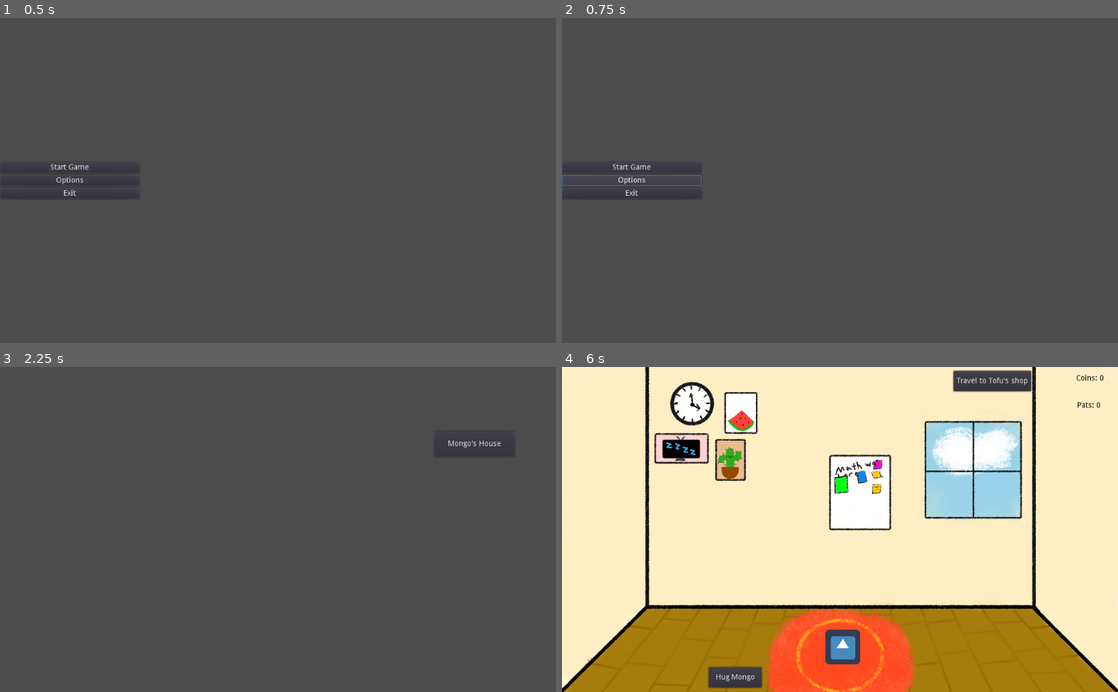
Above: before the commit, frames 1-4 (two rows, left to right).
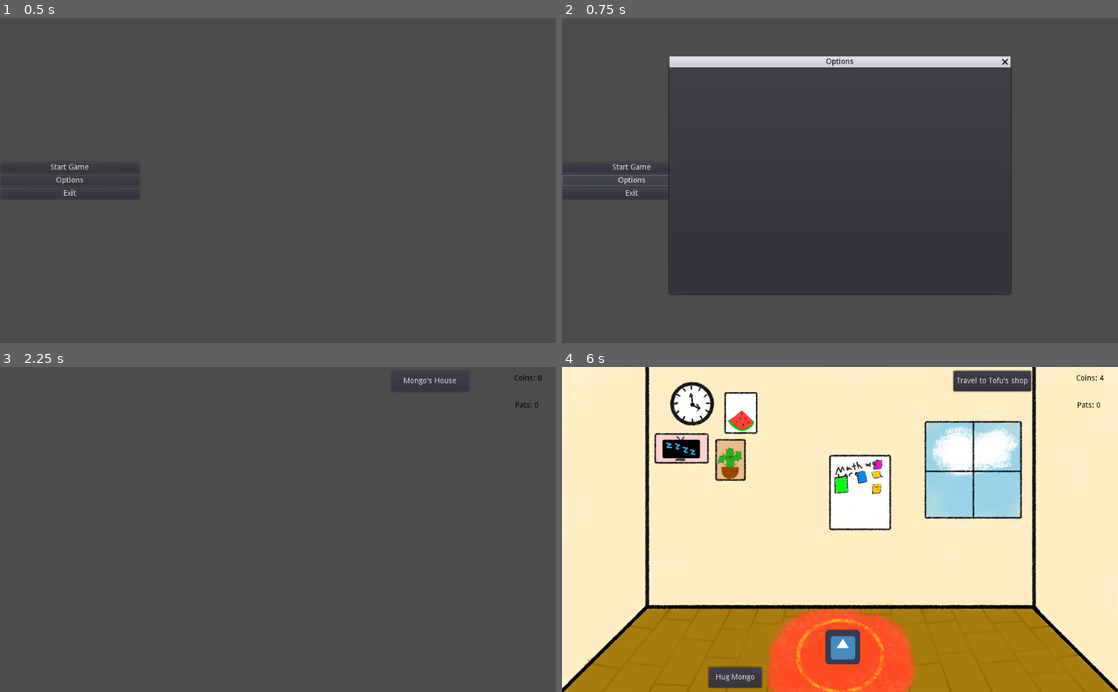
Above: after the commit, the same moments.

Repository: RedCoffeeMug/Mongos-Game
Game: Godot game, scene res://Scenes/Menu.tscn
Same seed, same stepped clock (60 frames per second), same inputs: the game is played once before the commit and once after it. The engine's default icon, where the game draws it, is replaced by a stand-in: a white triangle on a blue panel in a dark square.
Inputs:
- Up to frame 1 (0.5 s): no input
- Up to frame 2 (0.75 s): click "Options" at 0.5 s
- Up to frame 3 (2.25 s): click "Start Game" at 1.25 s; click "Travel to Tofu's shop" at 2 s
- Up to frame 4 (6 s): click "Mongo's House" at 2.75 s; click "Hug Mongo" at 3.5 s; click "Hug Mongo" at 4.25 s; click "Travel to Tofu's shop" at 5 s; click "Mongo's House" at 5.75 s

Frame 1 is identical in both runs. In frame 2, 14% of the frame differs, in the area x 19-81%, y 11-86%; in frame 3, 0.2%; in frame 4, less than 0.1%.

Commit message:
Added blank options menu, fixed coins/pat text reset bug

Diff:
--- a/Scenes/Menu.tscn
+++ b/Scenes/Menu.tscn
@@ -33,6 +33,17 @@
 margin_bottom = 146.0
 text = "Exit"
 
+[node name="OptionsMenu" type="WindowDialog" parent="."]
+anchor_left = 0.5
+anchor_top = 0.5
+anchor_right = 0.5
+anchor_bottom = 0.5
+margin_left = -314.0
+margin_top = -209.0
+margin_right = 314.0
+margin_bottom = 209.0
+window_title = "Options"
+
 [connection signal="pressed" from="VBoxContainer/StartButton" to="." method="_on_StartButton_pressed"]
 [connection signal="pressed" from="VBoxContainer/OptionsButton" to="." method="_on_OptionsButton_pressed"]
 [connection signal="pressed" from="VBoxContainer/ExitButton" to="." method="_on_ExitButton_pressed"]
--- a/Scenes/Pause_Menu.tscn
+++ b/Scenes/Pause_Menu.tscn
@@ -34,6 +34,17 @@
 margin_bottom = 421.0
 text = "Main Menu"
 
+[node name="OptionsMenu" type="WindowDialog" parent="."]
+anchor_left = 0.5
+anchor_top = 0.5
+anchor_right = 0.5
+anchor_bottom = 0.5
+margin_left = -314.0
+margin_top = -209.0
+margin_right = 314.0
+margin_bottom = 209.0
+window_title = "Options"
+
 [connection signal="pressed" from="ContinueButton" to="." method="_on_ContinueButton_pressed"]
 [connection signal="pressed" from="OptionsButton" to="." method="_on_OptionsButton_pressed"]
 [connection signal="pressed" from="QuitButton" to="." method="_on_QuitButton_pressed"]
--- a/Scenes/Shop.tscn
+++ b/Scenes/Shop.tscn
@@ -1,15 +1,43 @@
-[gd_scene load_steps=2 format=2]
+[gd_scene load_steps=3 format=2]
 
 [ext_resource path="res://scripts/Shop.gd" type="Script" id=1]
+[ext_resource path="res://Scenes/Pause_Menu.tscn" type="PackedScene" id=2]
 
 [node name="Shop" type="Node2D"]
 script = ExtResource( 1 )
 
 [node name="House_Button" type="Button" parent="."]
-margin_left = 800.0
-margin_top = 119.0
-margin_right = 948.0
-margin_bottom = 166.0
+anchor_left = 0.5
+anchor_top = 0.5
+anchor_right = 0.5
+anchor_bottom = 0.5
+margin_left = 721.0
+margin_top = 7.0
+margin_right = 864.0
+margin_bottom = 45.0
 text = "Mongo's House"
 
+[node name="Coins" type="Label" parent="."]
+margin_left = 937.0
+margin_top = 3.0
+margin_right = 1008.0
+margin_bottom = 39.0
+custom_colors/font_color = Color( 0, 0, 0, 1 )
+text = "Coins: 0"
+align = 1
+valign = 1
+
+[node name="Pats" type="Label" parent="."]
+margin_left = 935.0
+margin_top = 53.0
+margin_right = 1006.0
+margin_bottom = 89.0
+custom_colors/font_color = Color( 0, 0, 0, 1 )
+text = "Pats: 0"
+align = 1
+valign = 1
+
+[node name="PauseMenu" parent="." instance=ExtResource( 2 )]
+visible = false
+
 [connection signal="pressed" from="House_Button" to="." method="_on_House_Button_pressed"]
--- a/scripts/House.gd
+++ b/scripts/House.gd
@@ -3,6 +3,10 @@
 onready var coins = $Coins
 onready var pats = $Pats
 
+
+func _ready():
+	coins.text = "Coins: " + str(global.coins)
+	pats.text = "Pats: " + str(global.pats)
 
 
 func _on_Mongo_pats_changed():
--- a/scripts/Menu.gd
+++ b/scripts/Menu.gd
@@ -1,6 +1,6 @@
 extends Control
 
-
+onready var popup = get_node("OptionsMenu")
 
 
 func _on_StartButton_pressed():
@@ -8,9 +8,8 @@
 
 
 func _on_OptionsButton_pressed():
-	pass # Replace with function body.
+	popup.visible = true
 
 
 func _on_ExitButton_pressed():
 	get_tree().quit()
-	pass # Replace with function body.
--- a/scripts/Pause_Menu.gd
+++ b/scripts/Pause_Menu.gd
@@ -1,6 +1,6 @@
 extends Control
 
-
+onready var popup = get_node("OptionsMenu")
 
 
 func _ready():
@@ -20,7 +20,7 @@
 
 
 func _on_OptionsButton_pressed():
-	pass # Replace with function body.
+	popup.visible = true
 
 
 
--- a/scripts/Shop.gd
+++ b/scripts/Shop.gd
@@ -1,7 +1,12 @@
 extends Node2D
 
+onready var coins = $Coins
+onready var pats = $Pats
 
 
+func _ready():
+	coins.text = "Coins: " + str(global.coins)
+	pats.text = "Pats: " + str(global.pats)
 
 func _on_House_Button_pressed():
 	get_tree().change_scene("res://Scenes/House.tscn")
